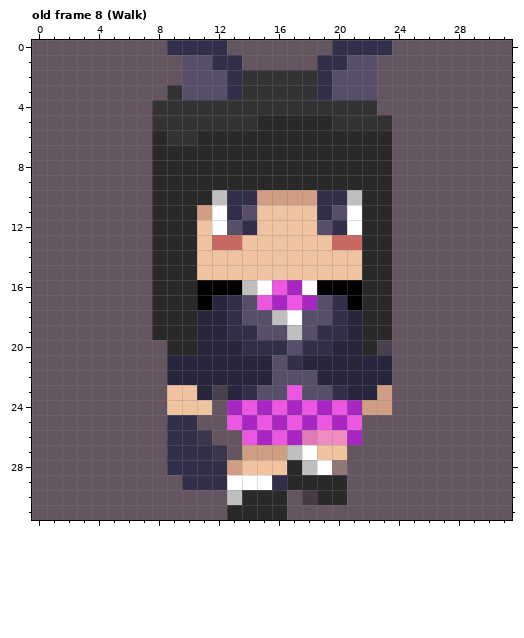
Pixel-art file: _Res/Player Playground.ase. The first picture shows the starting point.
32x32 pixels, 20 frames. Colours within 5 levels of each other are drawn and written as one. Shown: old frame 8 (Walk). The commit also changed other frames, which this record leaves out.
After:
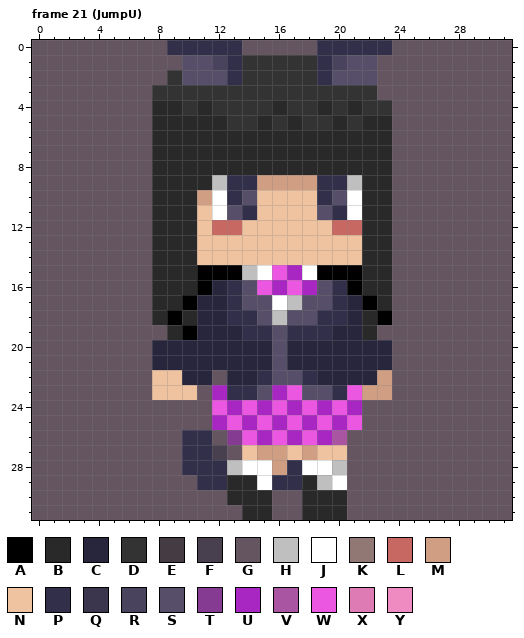
Palette (. is transparent): A #000000  B #292929  C #27263c  D #333333  E #443c42  F #483f4f  G #655561  H #bfbfbf  J #ffffff  K #917874  L #c76863  M #d09e83  N #efc2a0  P #322f4a  Q #3b364e  R #49435e  S #574f69  T #863b92  U #a827c2  V #aa55a2  W #ec57e1  X #de7ab4  Y #ef8bc1
A new or re-ordered frame is compared with the old frame closest to it.
Changes in this commit:
frames 20 -> 30
Changed rows in their new state; - is an unchanged pixel.
Frame 21 (JumpU) is new; against old frame 8 (Walk), layer "Yaya":
first column x 8:
 0 -----P-----P----
 1 ----R-DDDDD-R---
 2 -D--------------
 3 D-DDDD-----DDDD-
 4 BB-B----B--B-B-D
 5 BBBBB---D-DDB-BB
 6 -BB-------------
 9 ----HPPMMMMPPH--
10 ---MJ-SNNNN-SJ--
11 ---N-SP----SP---
12 ----LLN----NLL--
13 ----NN------NN--
15 ---AAAHJWUJAAA--
16 ----CPSWUWUSP---
17 --AC---SJHS--CA-
18 -A----P--S-P---A
19 G-A--C-P-PP-C--G
20 CCC---CCSCCC--CC
21 C--------C------
22 NN--G--P--P----M
23 N--GUP--U----WM-
24 -GGGW---------GG
25 -GG-U-----------
26 -G-P-T----WUVG--
27 -G--F-N--NM-----
28 -G---HJJMPJ-H---
29 --G--BB--P-HJ---
30 -----B--G-B-----
31 -----G--G-BBB---
Pixel boxes of the changes (left, top, right, bottom) in both pictures:
changed: (152, 40, 392, 520)
